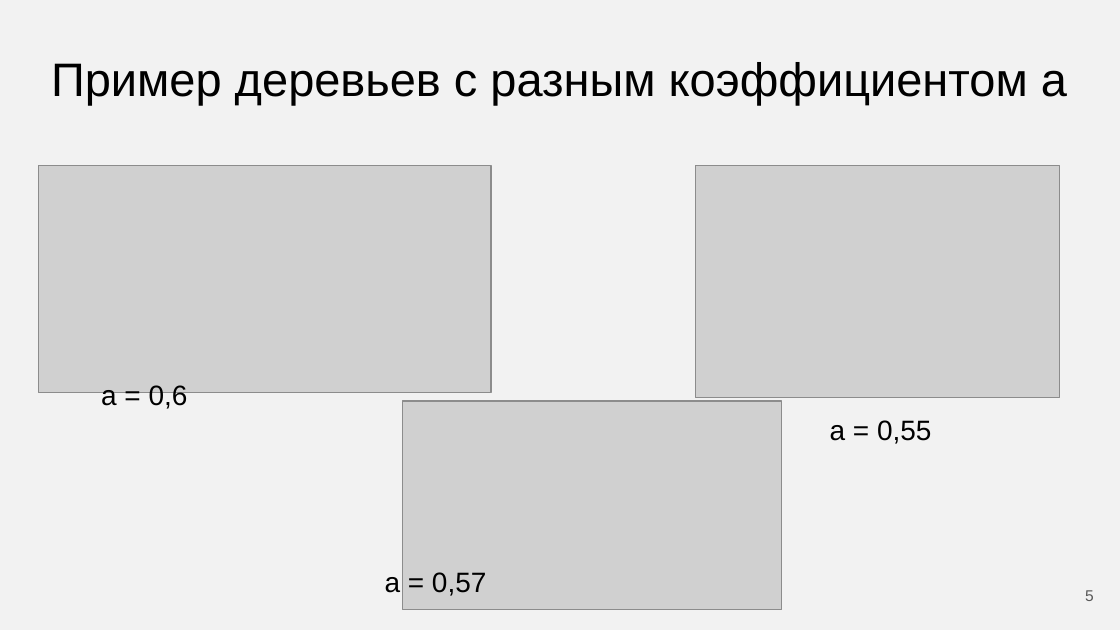
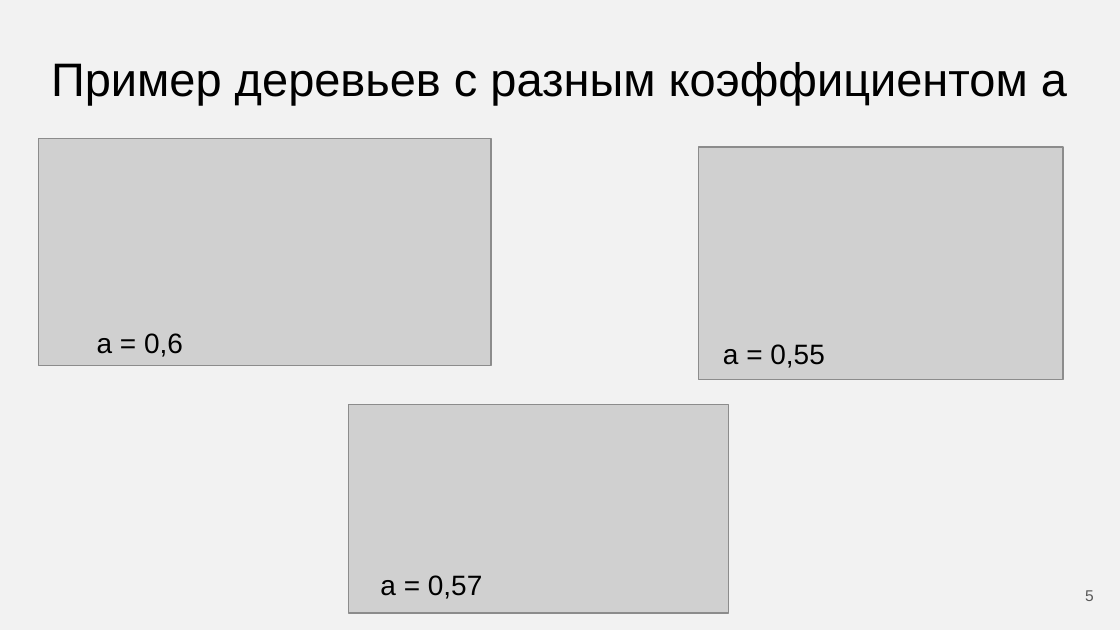
Before and after one commit to Flnchkv/ScapeGoat_Three, a slide deck: slide 5 of ScapeGoat Three.pptx. Drawn at 1120x630 pixels with LibreOffice and Linux fonts; fonts in the diff are those of the drawing; grey boxes stand for pictures. Boxes give left, top, right and bottom in pixels: in the first picture for what was removed or moved away, otherwise in the second. Text is boxed around its words. In the diff, an @@ line names an element or a change of style, - is before the commit and + after.

```diff
--- a/ScapeGoat Three.pptx
+++ b/ScapeGoat Three.pptx
@@ picture: place and size @@
-picture at [38, 166, 491, 393]
+picture at [38, 139, 491, 366]
@@ picture: place and size @@
-picture at [696, 166, 1060, 398]
+picture at [699, 147, 1063, 379]
@@ text "a = 0,6": place and size @@
-text "a = 0,6" at [101, 385, 188, 409]
+text "a = 0,6" at [97, 333, 183, 357]
@@ text "a = 0,55": place and size @@
-text "a = 0,55" at [830, 420, 931, 444]
+text "a = 0,55" at [723, 344, 824, 368]
@@ picture: place and size @@
-picture at [402, 401, 782, 609]
+picture at [348, 404, 728, 613]
@@ text "a = 0,57": place and size @@
-text "a = 0,57" at [385, 572, 486, 596]
+text "a = 0,57" at [380, 575, 482, 599]
```
Also in this commit, not shown: 2 other slides changed, 1 other file.
